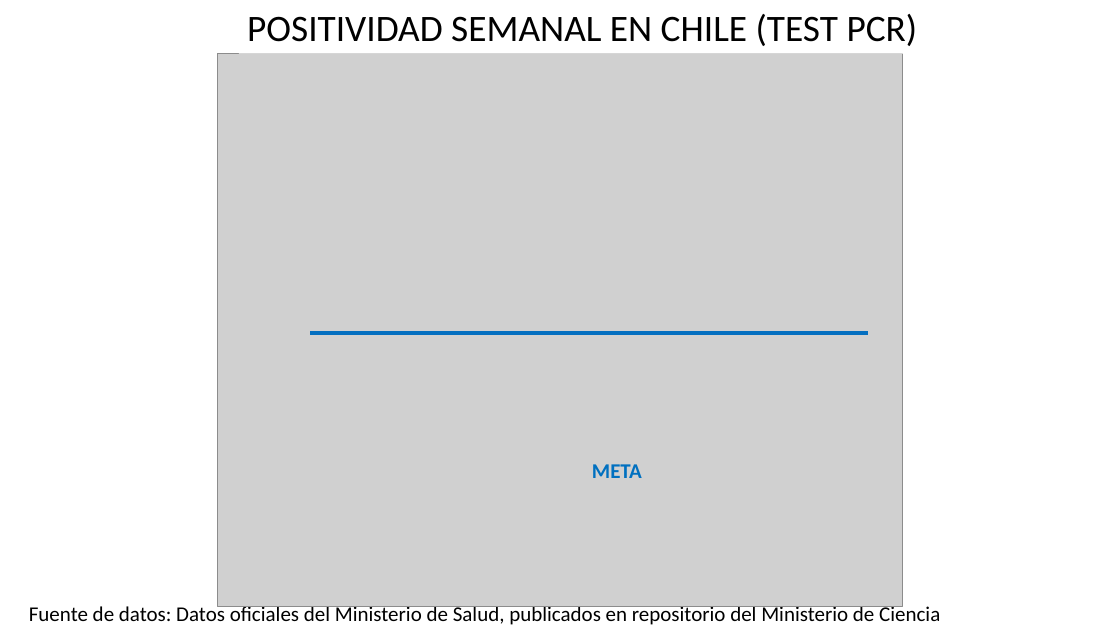
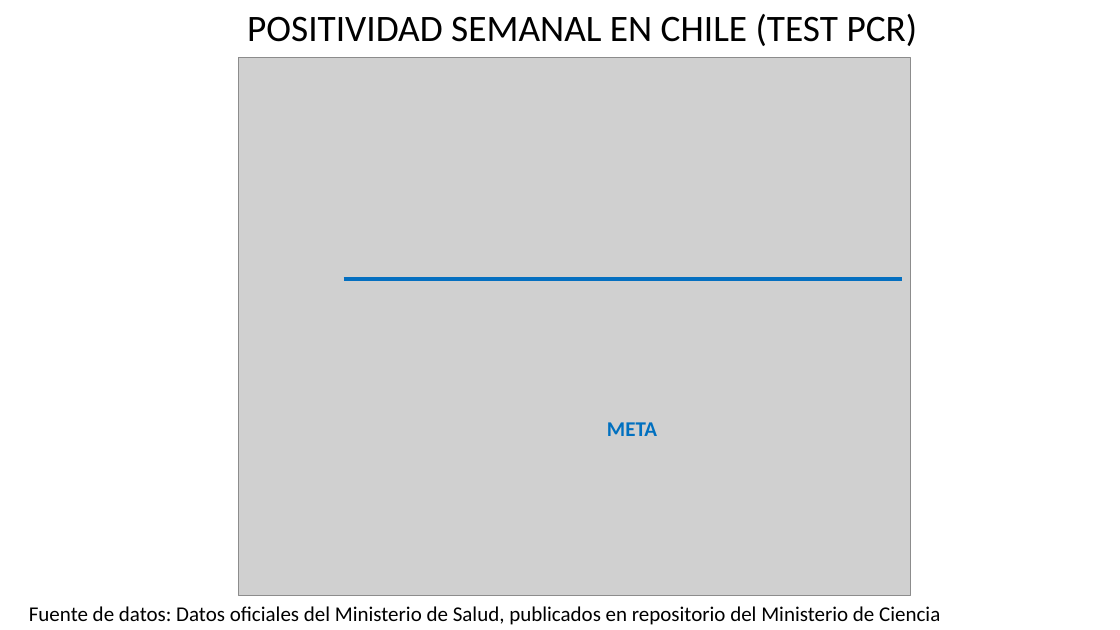
Before and after one commit to dataCovid19CL/capsulasSemanales, a slide deck: slide 14 of DATOS COVID Chile 2021 09 11.pptx. Drawn at 1120x630 pixels with LibreOffice and Linux fonts; fonts in the diff are those of the drawing; grey boxes stand for pictures. Boxes give left, top, right and bottom in pixels: in the first picture for what was removed or moved away, otherwise in the second. Text is boxed around its words. In the diff, an @@ line names an element or a change of style, - is before the commit and + after.

```diff
--- a/DATOS COVID Chile 2021 09 11.pptx
+++ b/DATOS COVID Chile 2021 09 11.pptx
@@ picture: place and size @@
-picture at (218, 54, 902, 607)
+picture at (239, 57, 910, 596)
@@ line moved from (310, 333) - (869, 333) to (344, 279) - (902, 279) @@
@@ text "META": place and size @@
-text "META" at (592, 464, 642, 478)
+text "META" at (607, 422, 657, 436)
```
Also in this commit, not shown: 14 other slides changed, 3 other files.
